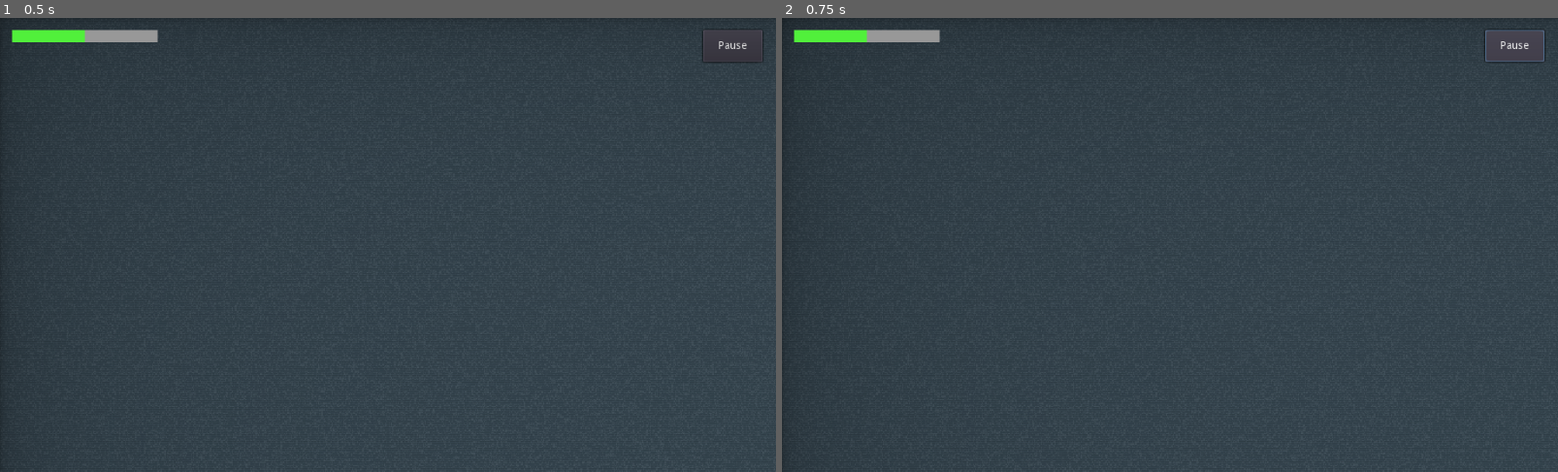
Above: before the commit, frames 1-2 (left to right).
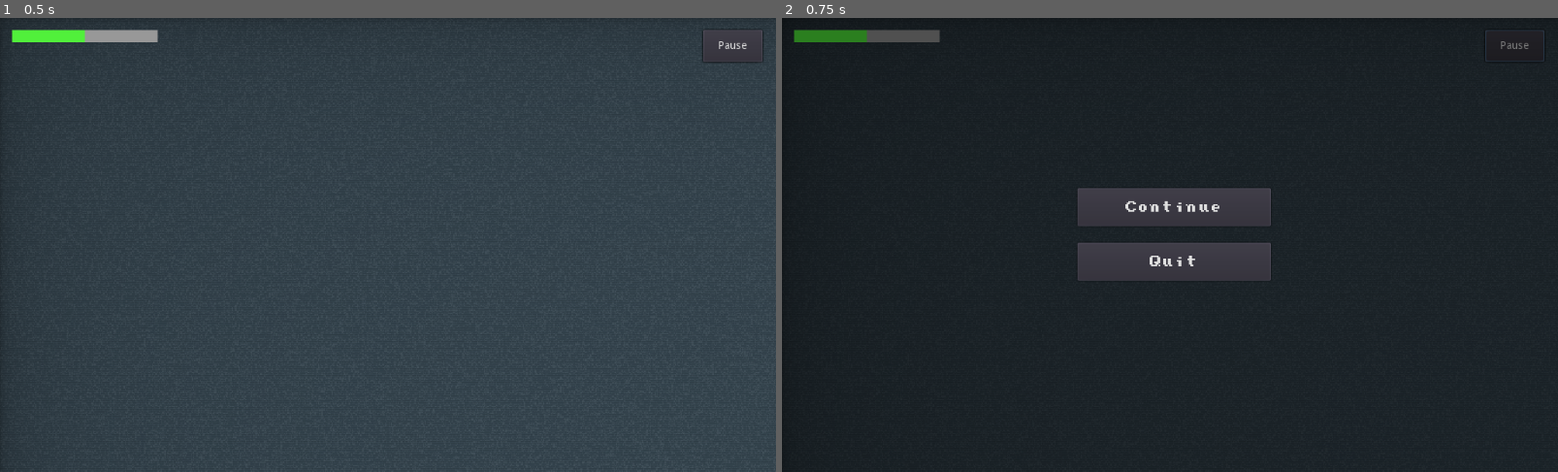
Above: after the commit, the same moments.

Repository: benhmoore/game-design-astral
Game: Godot game, scene res://scenes/player/PlayerHUD.tscn
Same seed, same stepped clock (60 frames per second), same inputs: the game is played once before the commit and once after it. This scene is started directly instead of the project's main scene.
Inputs:
- Up to frame 1 (0.5 s): no input
- Up to frame 2 (0.75 s): click "Pause" at 0.5 s

Frame 1 is identical in both runs. In frame 2, 96% of the frame differs, in the area x 0-100%, y 0-100%.

Commit message:
Pause Menu
Small commit. Created pause menu that pops up when the player pressed ESC or presses the pause button.

Diff:
--- /dev/null
+++ b/scenes/game_ui/PauseMenu.gd
@@ -0,0 +1,17 @@
+extends CanvasLayer
+
+func _ready() -> void:
+	get_tree().paused = true;
+
+func _process(delta):
+	if Input.is_action_just_pressed("ui_cancel"):
+		visible = true
+		get_tree().paused = true
+
+func _on_Button_pressed():
+	hide()
+	get_tree().paused = false
+
+func _on_Button2_pressed():
+	get_tree().paused = false
+	get_tree().quit()
--- /dev/null
+++ b/scenes/game_ui/PauseMenu.tscn
@@ -0,0 +1,44 @@
+[gd_scene load_steps=5 format=2]
+
+[ext_resource path="res://assets/graphics/fonts/pixelfont.ttf" type="DynamicFontData" id=1]
+[ext_resource path="res://scenes/game_ui/PauseMenu.gd" type="Script" id=2]
+
+[sub_resource type="DynamicFont" id=1]
+font_data = ExtResource( 1 )
+
+[sub_resource type="DynamicFont" id=2]
+font_data = ExtResource( 1 )
+
+[node name="CanvasLayer" type="CanvasLayer"]
+pause_mode = 2
+layer = 2
+script = ExtResource( 2 )
+
+[node name="Control" type="Control" parent="."]
+pause_mode = 2
+anchor_right = 1.0
+anchor_bottom = 1.0
+
+[node name="ColorRect" type="ColorRect" parent="Control"]
+anchor_right = 1.0
+anchor_bottom = 1.0
+color = Color( 0, 0, 0, 0.470588 )
+
+[node name="Button" type="Button" parent="Control"]
+margin_left = 390.0
+margin_top = 225.0
+margin_right = 645.0
+margin_bottom = 275.0
+custom_fonts/font = SubResource( 1 )
+text = "Continue"
+
+[node name="Button2" type="Button" parent="Control"]
+margin_left = 390.0
+margin_top = 297.0
+margin_right = 645.0
+margin_bottom = 347.0
+custom_fonts/font = SubResource( 2 )
+text = "Quit"
+
+[connection signal="pressed" from="Control/Button" to="." method="_on_Button_pressed"]
+[connection signal="pressed" from="Control/Button2" to="." method="_on_Button2_pressed"]
--- /dev/null
+++ b/scenes/player/PlayerHUD.gd
@@ -0,0 +1,7 @@
+extends CanvasLayer
+
+const PauseScreen = preload("res://scenes/game_ui/PauseMenu.tscn")
+
+func _on_Button_pressed():
+	var pause_menu = PauseScreen.instance()
+	add_child(pause_menu)
--- a/scenes/player/PlayerHUD.tscn
+++ b/scenes/player/PlayerHUD.tscn
@@ -1,4 +1,6 @@
-[gd_scene load_steps=3 format=2]
+[gd_scene load_steps=4 format=2]
+
+[ext_resource path="res://scenes/player/PlayerHUD.gd" type="Script" id=1]
 
 [sub_resource type="StyleBoxFlat" id=1]
 bg_color = Color( 0.321569, 0.945098, 0.235294, 1 )
@@ -7,6 +9,7 @@
 
 [node name="PlayerHUD" type="CanvasLayer"]
 layer = 2
+script = ExtResource( 1 )
 
 [node name="Display" type="Control" parent="."]
 size_flags_horizontal = 3
@@ -29,3 +32,5 @@
 margin_right = 1006.0
 margin_bottom = 58.0
 text = "Pause"
+
+[connection signal="pressed" from="Display/Button" to="." method="_on_Button_pressed"]
--- a/scripts/Camera.gd
+++ b/scripts/Camera.gd
@@ -1,4 +1,6 @@
 extends Camera2D
+
+const PauseScreen = preload("res://scenes/game_ui/PauseMenu.tscn")
 
 var shake_time = 0.2
 var shake_intensity = 1.5
@@ -89,3 +91,8 @@
 
 func set_following_player(follow: bool):
 	following_player = follow
+
+func _unhandled_input(event: InputEvent) -> void:
+	if event.is_action_pressed("ui_cancel"):
+		var pause_menu = PauseScreen.instance()
+		add_child(pause_menu)
